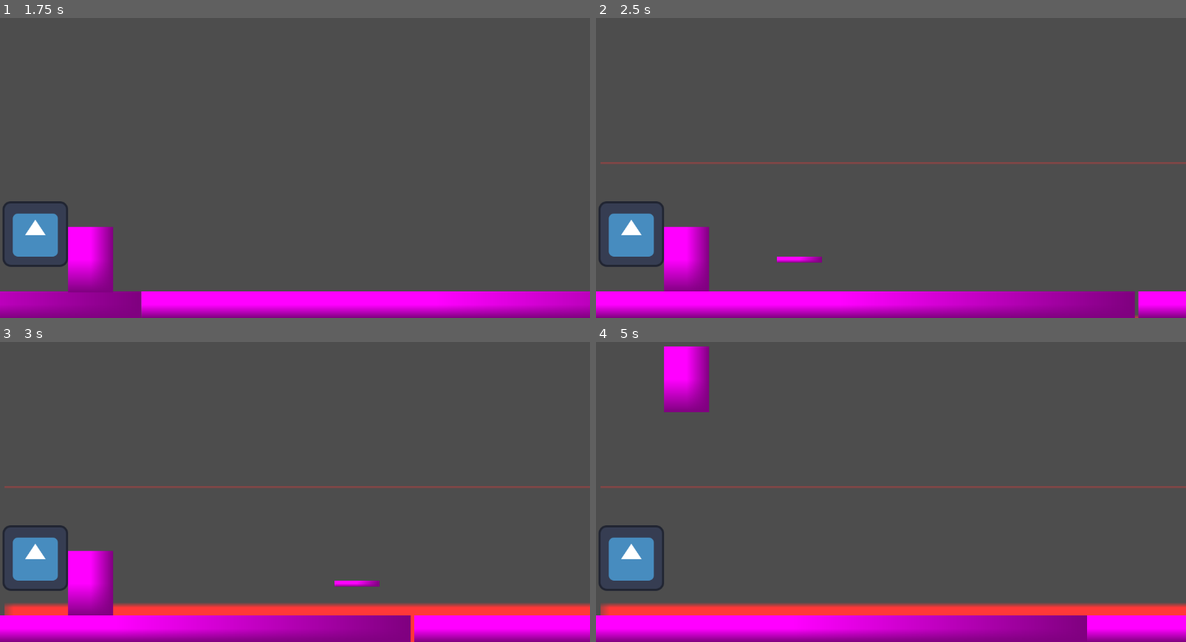
Above: before the commit, frames 1-4 (two rows, left to right).
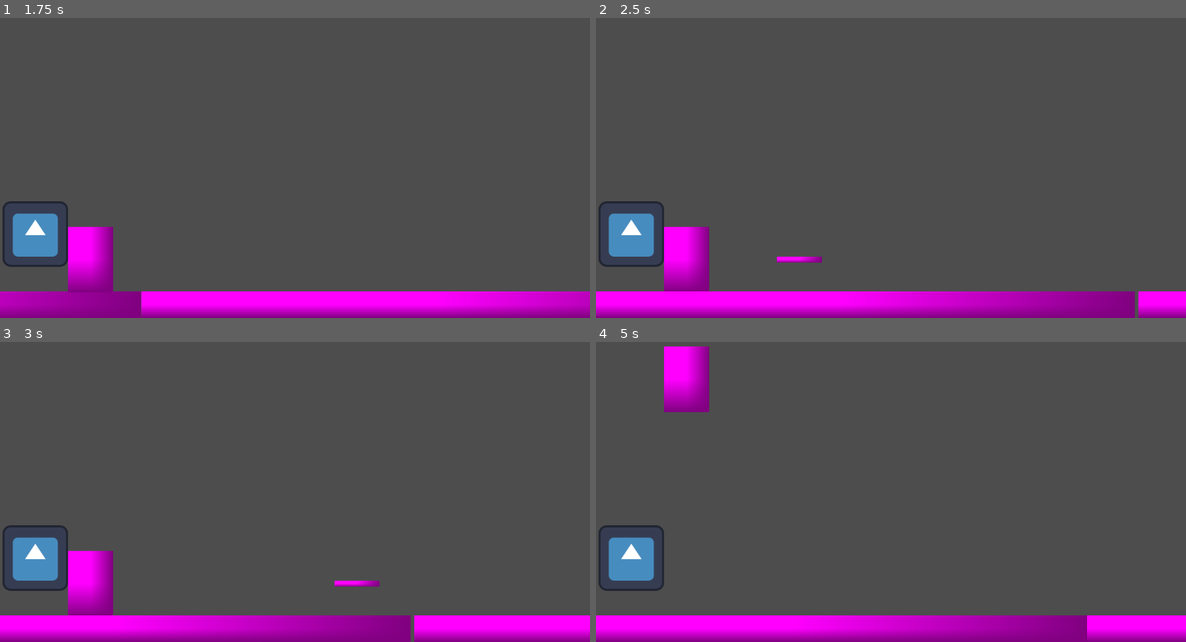
Above: after the commit, the same moments.

Repository: Sacrit38/outlaw-outworld
Game: Godot game, scene res://scenes/test/main_boss_1_test.tscn
The game is run twice, just before and just after one commit, with the same random seed, the same clock (stepped at 60 frames per second) and the same inputs. This scene is started directly instead of the project's main scene. The engine's default icon, where the game draws it, is replaced by a stand-in: a white triangle on a blue panel in a dark square.
Inputs (mouse positions are in pixels of both pictures, inside the frame that each line leads up to):
- Up to frame 1 (1.75 s): move the mouse to (424, 135) at 0.52 s; click (424, 135) at 0.6 s; tap Space (jump_button) at 0.77, 1.52 s; move the mouse to (177, 168) at 1.27 s; right-click (177, 168) at 1.35 s
- Up to frame 2 (2.5 s): move the mouse to (950, 78) at 2.02 s; click (950, 78) at 2.1 s
- Up to frame 3 (3 s): move the mouse to (265, 543) at 2.77 s; right-click (265, 543) at 2.85 s
- Up to frame 4 (5 s): tap Space (jump_button) at 3.02, 3.77, 4.52 s; move the mouse to (1068, 525) at 3.52 s; click (1068, 525) at 3.6 s; move the mouse to (714, 426) at 4.27 s; right-click (714, 426) at 4.35 s

Frame 1 is identical in both runs. In frame 2, 0.7% of the frame differs, in the area x 0-100%, y 48-100%; in frame 3, 4.6%; in frame 4, 4.9%, in the area x 0-100%, y 48-92%.

Commit message:
fix: range enemy delete bullet outside screen

Diff:
--- a/scenes/bosses/boss_1_skills/dodge.tscn
+++ b/scenes/bosses/boss_1_skills/dodge.tscn
@@ -157,6 +157,7 @@
 shape = SubResource("RectangleShape2D_ya6ah")
 
 [node name="AnimatedSprite2D" type="AnimatedSprite2D" parent="."]
+visible = false
 position = Vector2(6, -143)
 scale = Vector2(35.838608, 10.083362)
 sprite_frames = SubResource("SpriteFrames_wmg3y")
--- a/scenes/ranged_enemy_bullet.tscn
+++ b/scenes/ranged_enemy_bullet.tscn
@@ -6,17 +6,17 @@
 [sub_resource type="CircleShape2D" id="CircleShape2D_7p6dy"]
 radius = 15.524175
 
-[node name="RangedEnemyBullet" type="Node2D"]
-
-[node name="CharacterBody2D" type="CharacterBody2D" parent="."]
+[node name="RangedEnemyBullet" type="CharacterBody2D"]
 script = ExtResource("1_2nqmk")
 
-[node name="Sprite2D" type="Sprite2D" parent="CharacterBody2D"]
+[node name="Sprite2D" type="Sprite2D" parent="."]
 position = Vector2(0, -5.684342e-14)
 scale = Vector2(0.16161379, 0.16161382)
 texture = ExtResource("2_1n3r7")
 
-[node name="CollisionShape2D" type="CollisionShape2D" parent="CharacterBody2D"]
+[node name="CollisionShape2D" type="CollisionShape2D" parent="."]
 shape = SubResource("CircleShape2D_7p6dy")
 
-[node name="VisibleOnScreenNotifier2D" type="VisibleOnScreenNotifier2D" parent="CharacterBody2D"]
+[node name="VisibleOnScreenNotifier2D" type="VisibleOnScreenNotifier2D" parent="."]
+
+[connection signal="screen_exited" from="VisibleOnScreenNotifier2D" to="." method="_on_visible_on_screen_notifier_2d_screen_exited"]
